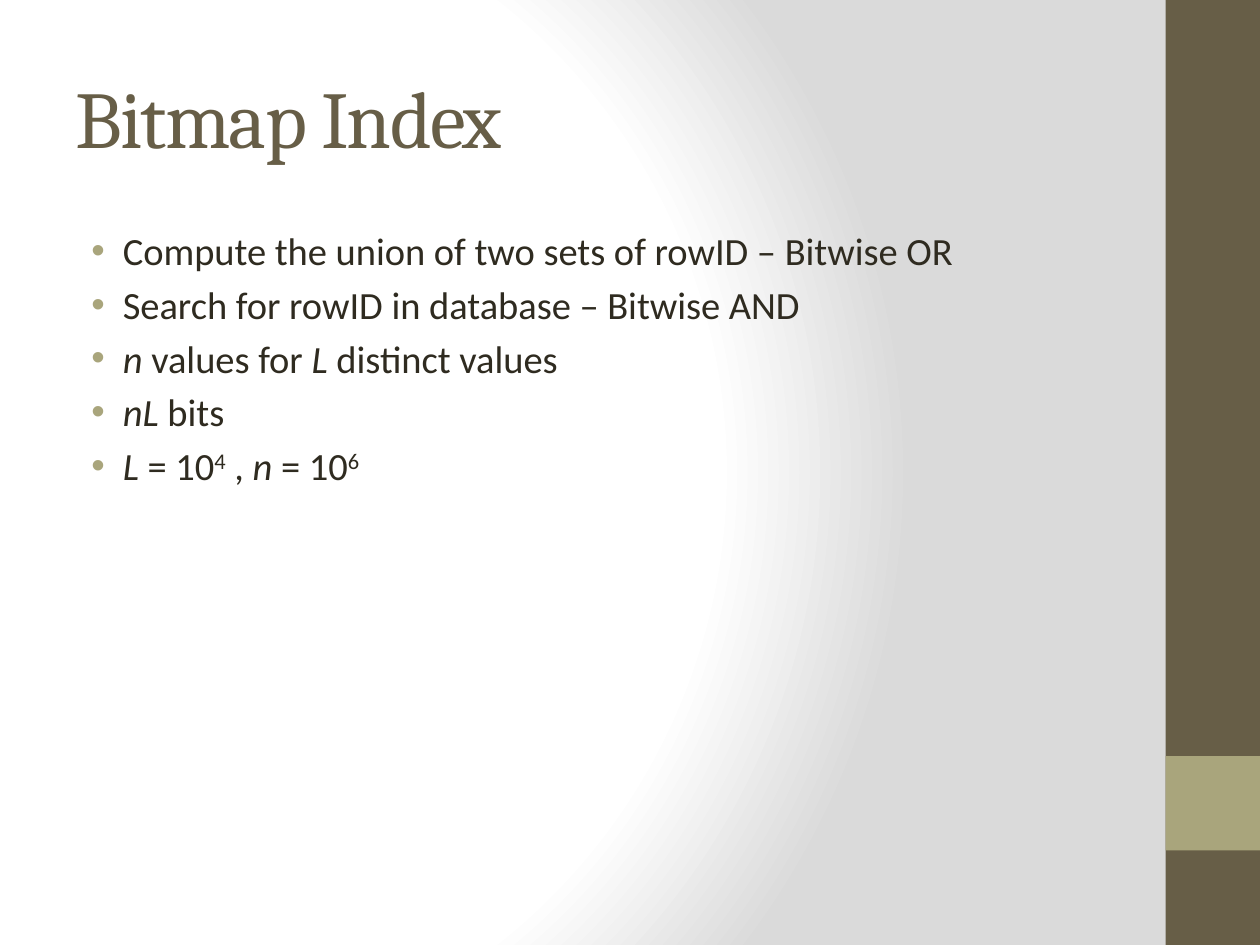
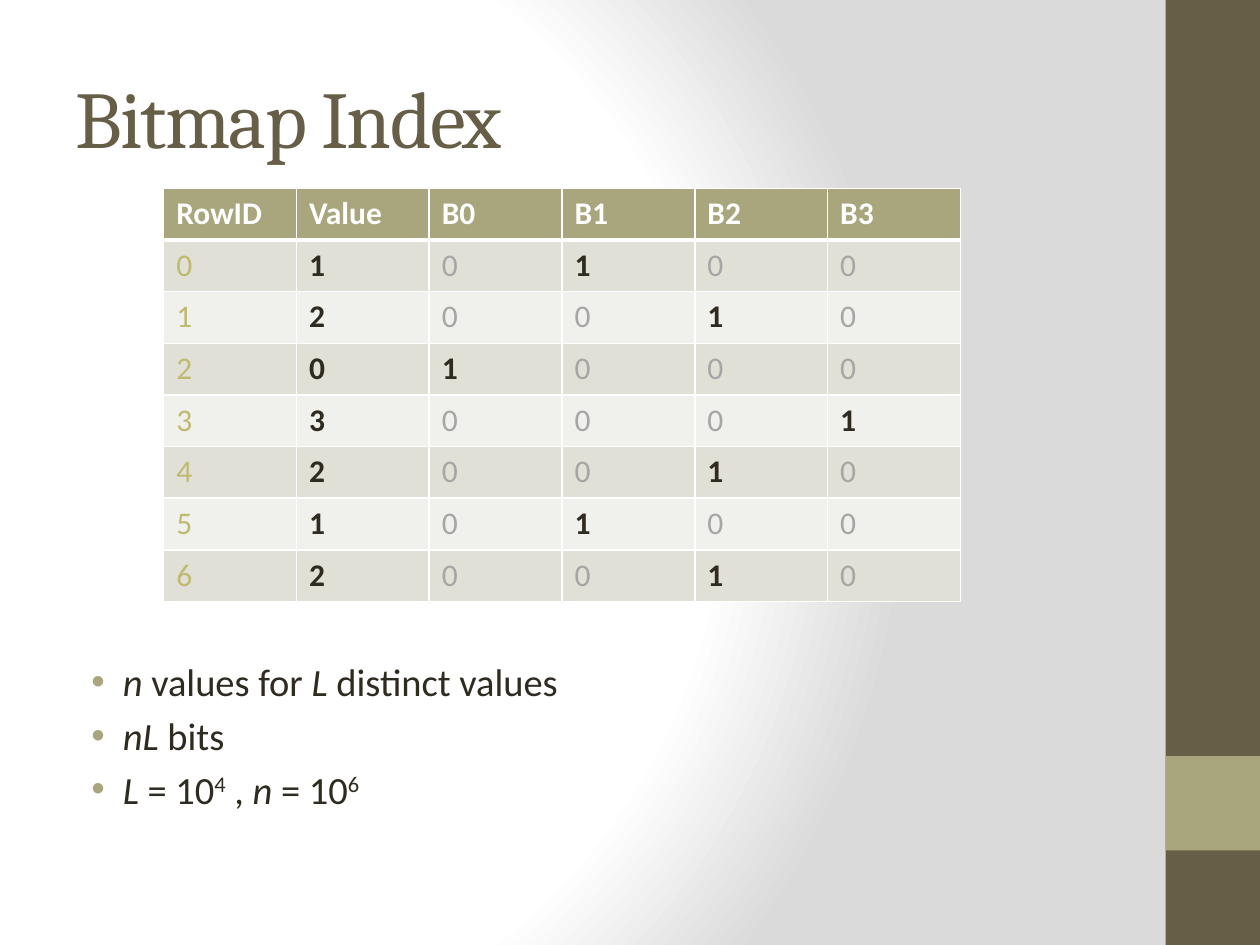
Before and after one commit to Dzess/DMARF, a slide deck: slide 4 of presentation/bitmap-compression/bitmap-index-compression.pptx. Drawn at 1260x945 pixels with LibreOffice and Linux fonts; fonts in the diff are those of the drawing. Boxes give left, top, right and bottom in pixels: in the first picture for what was removed or moved away, otherwise in the second. Text is boxed around its words. In the diff, an @@ line names an element or a change of style, - is before the commit and + after.

```diff
--- a/presentation/bitmap-compression/bitmap-index-compression.pptx
+++ b/presentation/bitmap-compression/bitmap-index-compression.pptx
@@ table added at [164,188,958,601], 8 rows, 6 columns @@
+RowID | Value | B0 | B1 | B2 | B3
+0 | 1 | 0 | 1 | 0 | 0
+1 | 2 | 0 | 0 | 1 | 0
+2 | 0 | 1 | 0 | 0 | 0
+3 | 3 | 0 | 0 | 0 | 1
+4 | 2 | 0 | 0 | 1 | 0
+5 | 1 | 0 | 1 | 0 | 0
+6 | 2 | 0 | 0 | 1 | 0
@@ text at [123,238,952,320]: paragraphs removed @@
-• Compute the union of two sets of rowID – Bitwise OR
-• Search for rowID in database – Bitwise AND
```
Also in this commit, not shown: 4 other slides changed, 1 slide added.
